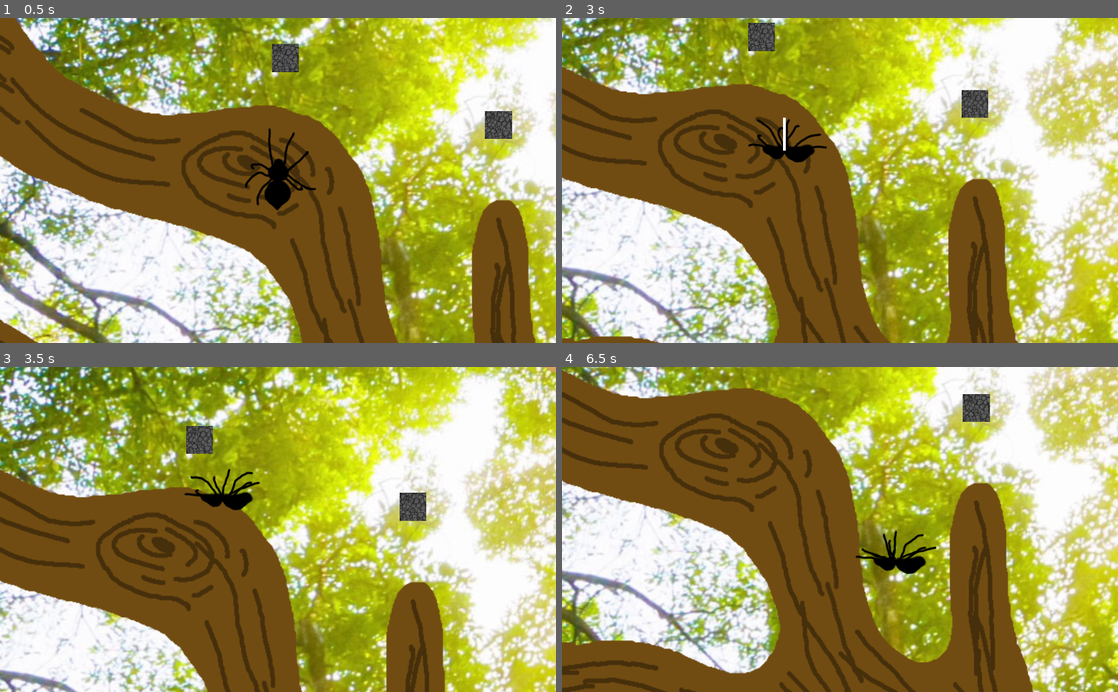
Above: before the commit, frames 1-4 (two rows, left to right).
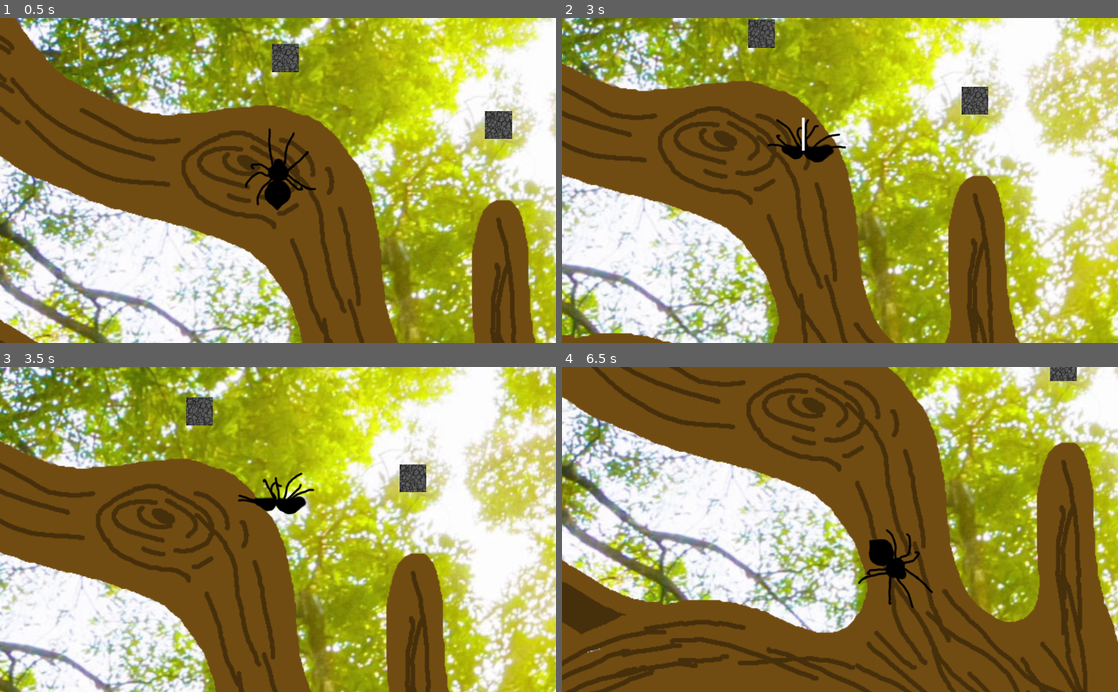
Above: after the commit, the same moments.

Repository: MarmotaGames/aracnotopia
Game: Godot game, scene res://levels/main/main.tscn
The game is run twice, just before and just after one commit, with the same random seed, the same clock (stepped at 60 frames per second) and the same inputs.
Inputs (mouse positions are in pixels of both pictures, inside the frame that each line leads up to):
- Up to frame 1 (0.5 s): no input
- Up to frame 2 (3 s): tap Enter at 0.5 s; move the mouse to (962, 164) at 0.52 s; hold Right (ui_right) 0.53-1.28 s; tap Ctrl (attachOrDetachFromArea) at 0.6, 2.85 s; click (962, 164) at 0.67 s; move the mouse to (728, 196) at 1.27 s; hold Down (ui_down) 1.28-2.03 s; tap L (dropFromWeb) at 1.35 s; move the mouse to (895, 109) at 2.02 s; press the mouse at (895, 109) at 2.03 s; hold Right (ui_right) 2.03-2.78 s; move the mouse to (812, 245) at 2.77 s; release the mouse at (812, 245) at 2.78 s; hold Up (ui_up) from 2.78 s (still down); click (812, 245) at 2.92 s
- Up to frame 3 (3.5 s): keep holding Up (ui_up)
- Up to frame 4 (6.5 s): move the mouse to (1006, 578) at 3.52 s; release Up (ui_up) at 3.53 s; hold Left (ui_left) 3.53-5.03 s; tap L (dropFromWeb) at 3.6, 5.85 s; move the mouse to (673, 480) at 4.27 s; click (673, 480) at 4.35 s; move the mouse to (867, 529) at 5.02 s; hold Down (ui_down) 5.03-5.78 s; tap Ctrl (attachOrDetachFromArea) at 5.1 s; click (867, 529) at 5.17 s; move the mouse to (756, 448) at 5.77 s; hold Right (ui_right) from 5.78 s (still down)

Frame 1 is identical in both runs. In frame 2, 32% of the frame differs, in the area x 0-100%, y 0-100%; in frame 3, 61%; in frame 4, 79%.

Commit message:
Fix bug where the spider could walk while launching web

Diff:
--- a/GodotProject/levels/newWebTest/launchWebTest.tscn
+++ b/GodotProject/levels/newWebTest/launchWebTest.tscn
@@ -8,22 +8,21 @@
 
 [node name="Spider" parent="." index="0" instance=ExtResource( 1 )]
 
-modulate = Color( 1, 1, 1, 0.265176 )
 position = Vector2( 225.855, 428.95 )
 z_index = 1
 _sections_unfolded = [ "Collision", "Linear", "Transform", "Visibility", "Z Index" ]
 
 [node name="Plataforma" parent="." index="1" instance=ExtResource( 2 )]
 
-position = Vector2( 230.362, 511.267 )
-scale = Vector2( 0.612234, 0.792547 )
+position = Vector2( 230.362, 579.981 )
+scale = Vector2( 0.612234, 1.06096 )
 z_index = -1
 _sections_unfolded = [ "Region", "Transform", "Visibility", "Z Index" ]
 
 [node name="Plataforma2" parent="." index="2" instance=ExtResource( 2 )]
 
-position = Vector2( 668.601, 567.069 )
-scale = Vector2( 0.582676, 0.696957 )
+position = Vector2( 668.601, 572.637 )
+scale = Vector2( 0.582676, 1.03517 )
 z_index = -1
 _sections_unfolded = [ "Region", "Transform", "Visibility", "Z Index" ]
 
--- a/GodotProject/player/Player_rigido.gd
+++ b/GodotProject/player/Player_rigido.gd
@@ -52,11 +52,15 @@
 		gravity_scale = 0
 		fallInit = true
 
-	update_direction()
 	update_rotation()
 
-	if not fall:
-		if 1 in dirKeys and not fall:
+	if not spiderIsLaunchingWeb:
+		checkAttachOrDettach()
+
+	if not fall and not spiderIsLaunchingWeb:
+		update_direction()
+
+		if 1 in dirKeys:
 			#Verifica se alguma das teclas direcionais está apertada
 			#e processa o movimento
 			set_linear_velocity(direction.normalized()*speed)
@@ -88,28 +92,28 @@
 			webInstance.queue_free()
 
 func update_direction():
-	if Input.is_action_pressed("ui_up") and not fall:
+	if Input.is_action_pressed("ui_up"):
 		direction.y = -1
 		dirKeys[0] = 1
 		if not dirKeys[2] and not dirKeys[3]:
 			direction.x = 0
 		$AnimatedSprite.playing = true
 
-	if Input.is_action_pressed("ui_down") and not fall:
+	if Input.is_action_pressed("ui_down"):
 		direction.y = 1
 		dirKeys[1] = 1
 		if not dirKeys[2] and not dirKeys[3]:
 			direction.x = 0
 		$AnimatedSprite.playing = true
 
-	if Input.is_action_pressed("ui_left") and not fall:
+	if Input.is_action_pressed("ui_left"):
 		direction.x = -1
 		dirKeys[2] = 1
 		if not dirKeys[0] and not dirKeys[1]:
 			direction.y = 0
 		$AnimatedSprite.playing = true
 
-	if Input.is_action_pressed("ui_right") and not fall:
+	if Input.is_action_pressed("ui_right"):
 		direction.x = 1
 		dirKeys[3] = 1
 		if not dirKeys[0] and not dirKeys[1]:
@@ -125,10 +129,10 @@
 	if Input.is_action_just_released("ui_right"):
 		dirKeys[3] = 0
 
-	if not spiderIsLaunchingWeb:
-		if !Input.is_action_pressed("ui_up") and !Input.is_action_pressed("ui_right") and !Input.is_action_pressed("ui_left") and !Input.is_action_pressed("ui_down") and !fall:
-			$AnimatedSprite.playing = false
-
+	if !Input.is_action_pressed("ui_up") and !Input.is_action_pressed("ui_right") and !Input.is_action_pressed("ui_left") and !Input.is_action_pressed("ui_down"):
+		$AnimatedSprite.playing = false
+
+func checkAttachOrDettach():
 	if Input.is_action_just_pressed("attachOrDetachFromArea") and spiderInArea and not $StickTimer.time_left:
 		if fall or spiderOnWeb:
 			set_linear_velocity(Vector2(0,0))
@@ -145,7 +149,6 @@
 				webPinJointNode.set_node_b("")
 				stonePinJointNode.set_node_b("")
 				webNode.queue_free()
-
 		else:
 			fall = true
 			$StickTimer.start()
@@ -156,6 +159,14 @@
 			self.rotation_degrees = webNode.rotation_degrees
 		else:
 			self.rotation_degrees = 0
+	elif spiderIsLaunchingWeb:
+		self.rotation_degrees = 0
+		direction.y = 1
+		dirKeys[1] = 1
+		if not dirKeys[2] and not dirKeys[3]:
+			direction.x = 0
+		dirKeys[1] = 0
+
 	elif not fall:
 		if direction.x == 0:
 			if direction.y == -1:
